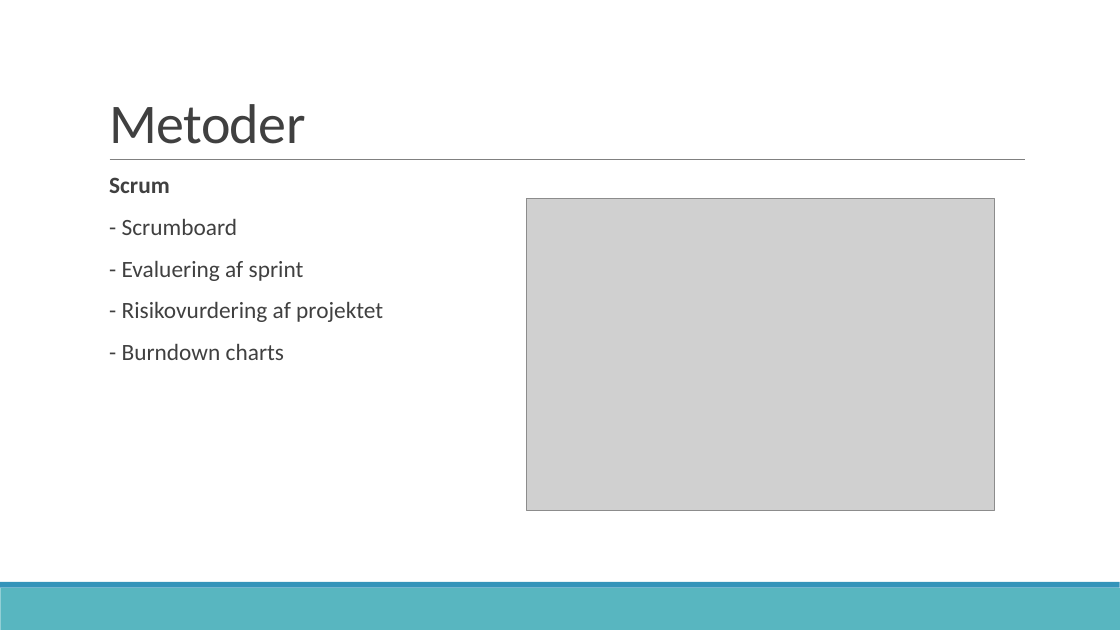
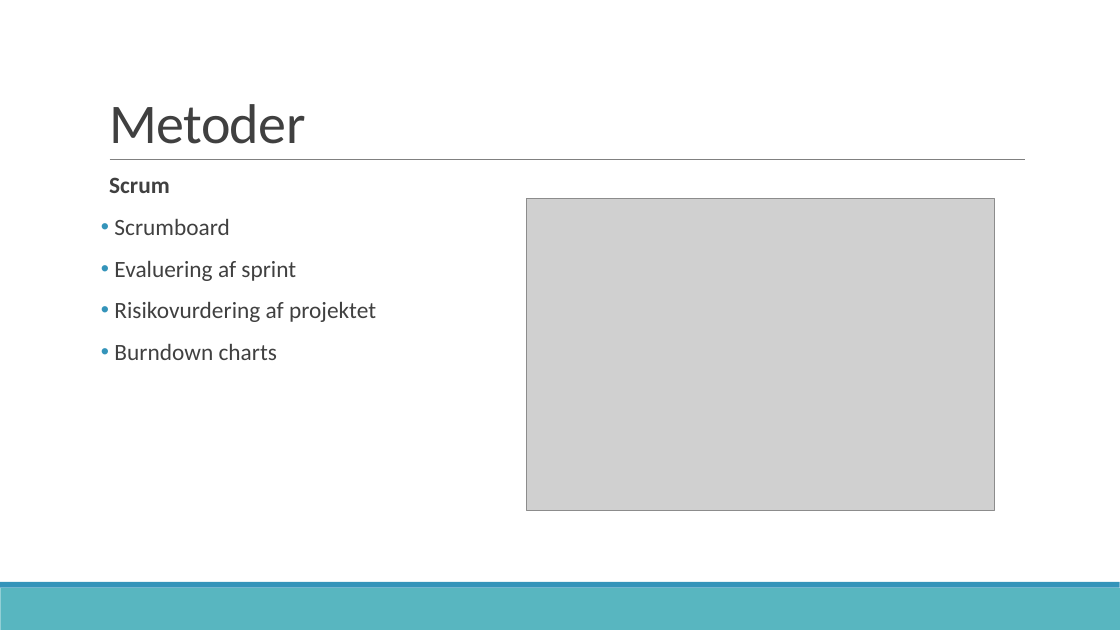
Before and after one commit to zeroregard/Automatic-Sonography, a slide deck: slide 10 of Præsentation_Eksamen.pptx. Drawn at 1120x630 pixels with LibreOffice and Linux fonts; fonts in the diff are those of the drawing; grey boxes stand for pictures. Boxes give left, top, right and bottom in pixels: in the first picture for what was removed or moved away, otherwise in the second. Text is boxed around its words. In the diff, an @@ line names an element or a change of style, - is before the commit and + after.

```diff
--- a/Præsentation_Eksamen.pptx
+++ b/Præsentation_Eksamen.pptx
@@ text at [114, 219, 376, 360]: text changed @@
-  - Scrumboard
-  - Evaluering af sprint
-  - Risikovurdering af projektet
-  - Burndown charts
+• Scrumboard
+• Evaluering af sprint
+• Risikovurdering af projektet
+• Burndown charts
```
Also in this commit, not shown: 6 other slides changed.
